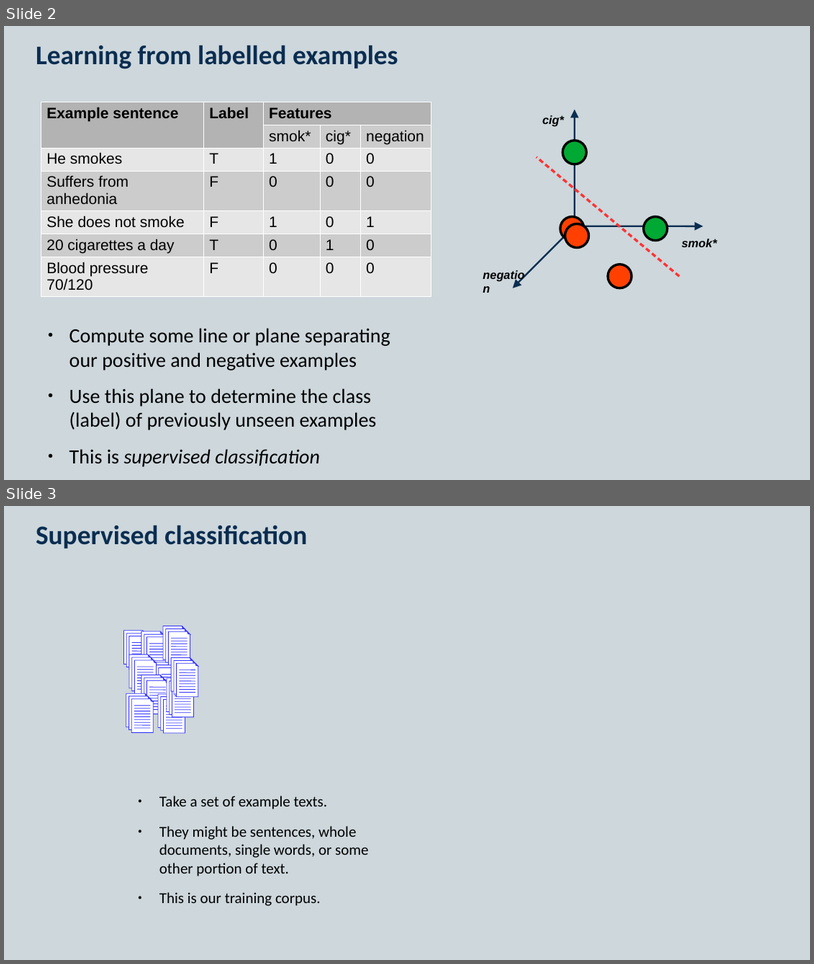
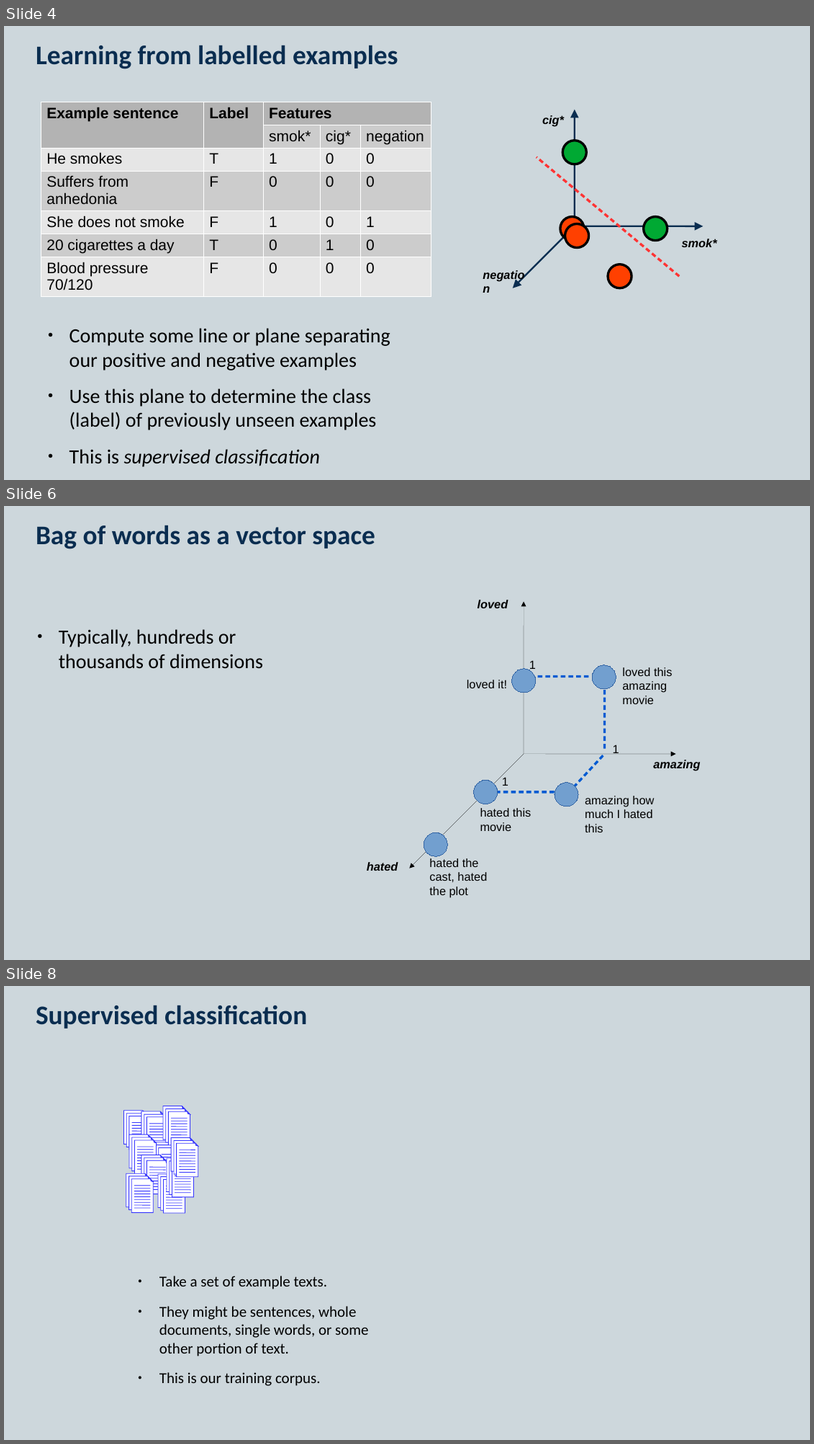
Before and after one commit to KCL-Health-NLP/nlp-half-day-workshop, a slide deck: presentations/classification.pptx. Shown one above the other, each under a label of ours: slides 2 and 3 before the commit, slides 4, 6 and 8 after it; the slides between them are not shown. The pictures are 814x964 and 814x1444 pixels, drawn with LibreOffice and Linux fonts; fonts in the diff are those of the drawing. Boxes give left, top, right and bottom in pixels: in the first picture for what was removed or moved away, otherwise in the second. Text is boxed around its words. In the diff, an @@ line names an element or a change of style, - is before the commit and + after.

```diff
--- a/presentations/classification.pptx
+++ b/presentations/classification.pptx
@@ slide 6 added at bbox=[4, 506, 810, 960], background #CDD7DC; not listed: 2 template elements that a slide beside it also shows @@
@@ title added at bbox=[36, 525, 376, 549], 32 pt, text #0A2D50, bold @@
+Bag of words as a vector space
@@ text added at bbox=[478, 600, 509, 608], 14 pt, text #000000, bold, italic @@
+loved
@@ arrow added from (525, 754) to (525, 602), #000000 0 pt @@
@@ text added at bbox=[59, 629, 263, 669], 24 pt, text #000000 @@
+● Typically, hundreds or thousands of dimensions
@@ ellipse added at bbox=[512, 669, 536, 692], fill #729FCF, outline #3465A4 0 pt @@
@@ line added from (589, 677) to (525, 677), #005AD2 2.83 pt @@
@@ text added at bbox=[530, 660, 536, 672], 14 pt, text #000000 @@
+1
@@ ellipse added at bbox=[593, 665, 616, 689], fill #729FCF, outline #3465A4 0 pt @@
@@ text added at bbox=[622, 667, 672, 704], 14 pt, text #000000 @@
+loved this amazing movie
@@ text added at bbox=[467, 680, 507, 688], 14 pt, text #000000 @@
+loved it!
@@ line added from (604, 749) to (604, 689), #005AD2 2.83 pt @@
@@ arrow added from (525, 754) to (410, 867), #000000 0 pt @@
@@ arrow added from (525, 754) to (676, 754), #000000 0 pt @@
@@ line added from (574, 788) to (604, 754), #005AD2 2.83 pt @@
@@ text added at bbox=[613, 744, 620, 753], 14 pt, text #000000 @@
+1
@@ text added at bbox=[653, 759, 700, 771], 14 pt, text #000000, bold, italic @@
+amazing
@@ ellipse added at bbox=[474, 780, 498, 803], fill #729FCF, outline #3465A4 0 pt @@
@@ text added at bbox=[502, 777, 509, 785], 14 pt, text #000000 @@
+1
@@ ellipse added at bbox=[555, 782, 579, 806], fill #729FCF, outline #3465A4 0 pt @@
@@ text added at bbox=[481, 808, 531, 831], 14 pt, text #000000 @@
+hated this movie
@@ line added from (489, 792) to (560, 792), #005AD2 2.83 pt @@
@@ text added at bbox=[585, 795, 654, 832], 14 pt, text #000000 @@
+amazing how much I hated this
@@ ellipse added at bbox=[424, 832, 448, 856], fill #729FCF, outline #3465A4 0 pt @@
@@ text added at bbox=[367, 862, 399, 870], 14 pt, text #000000, bold, italic @@
+hated
@@ text added at bbox=[430, 858, 487, 898], 14 pt, text #000000 @@
+hated the cast, hated the plot
@@ what was slide 2 is now slide 4 @@
@@ what was slide 3 is now slide 8 @@
```
Also in this commit, not shown: 1 slide changed, 7 other slides added, 3 other files.
